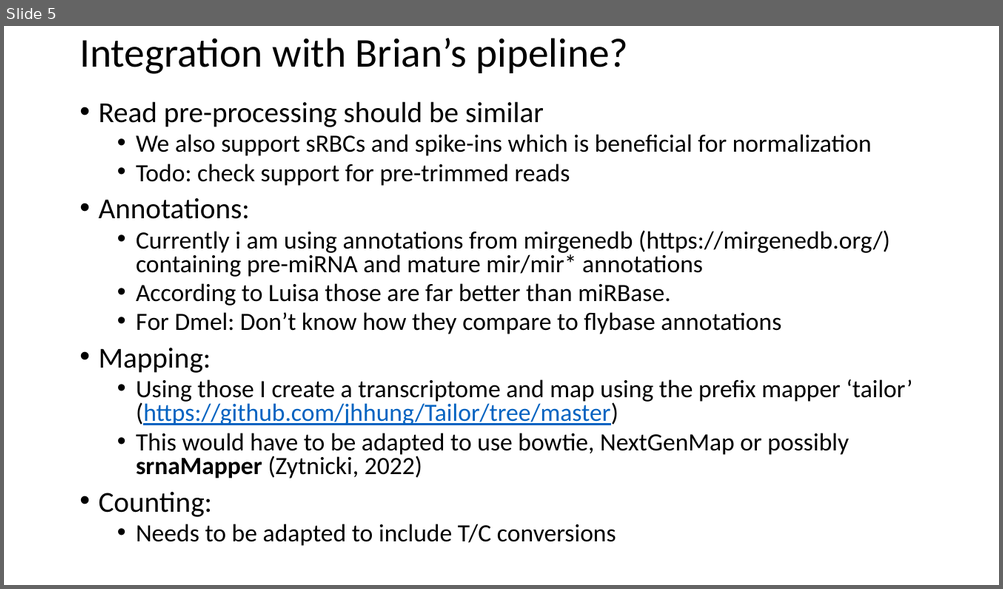
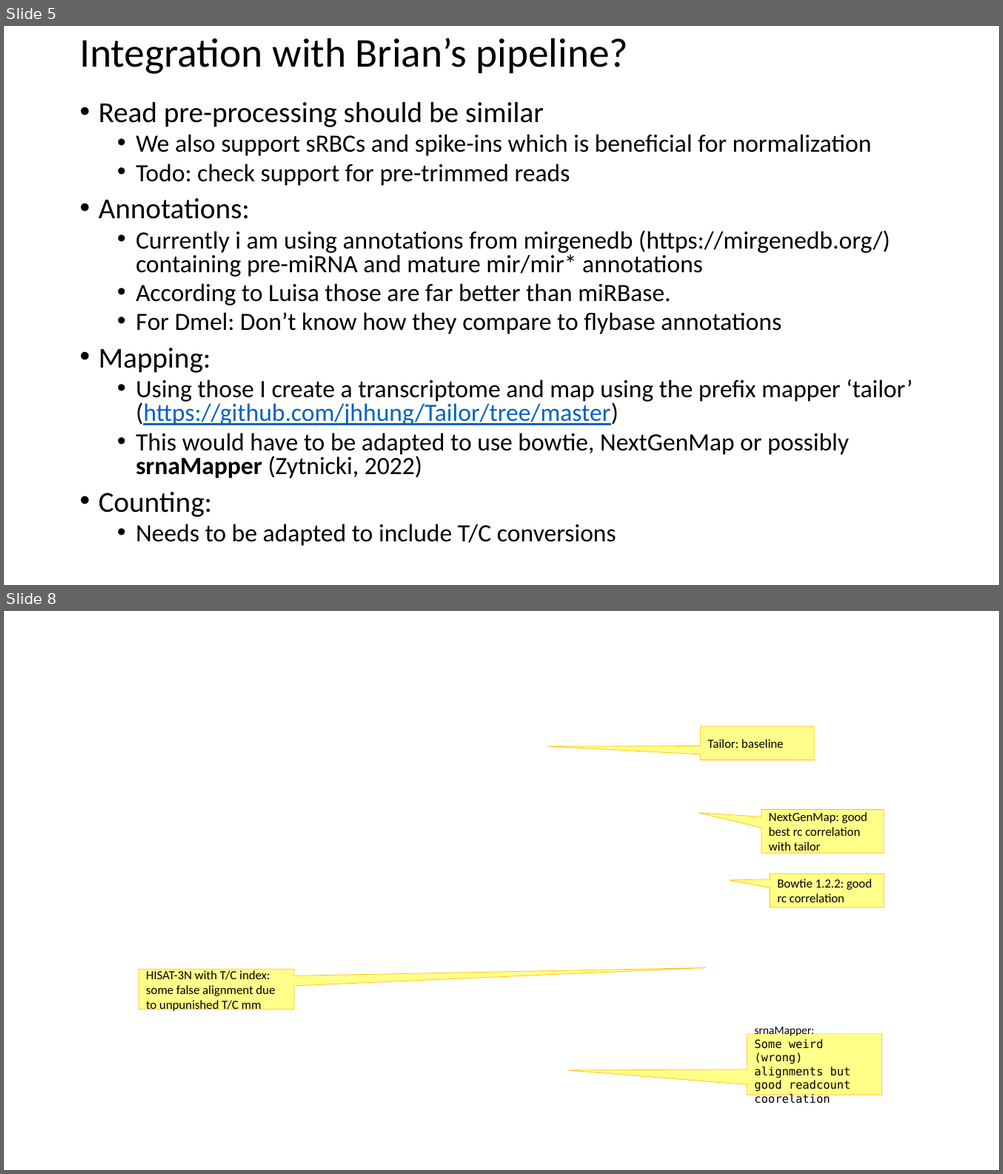
Before and after one commit to popitsch/pysrna, a slide deck: docs/srna_latest.pptx. Shown one above the other, each under a label of ours: slide 5 before the commit, slides 5 and 8 after it; the slides between them are not shown. The pictures are 1003x589 and 1003x1174 pixels, drawn with LibreOffice and Linux fonts; fonts in the diff are those of the drawing; background and template pictures are left out. Boxes give left, top, right and bottom in pixels: in the first picture for what was removed or moved away, otherwise in the second. Text is boxed around its words. In the diff, an @@ line names an element or a change of style, - is before the commit and + after.

```diff
--- a/docs/srna_latest.pptx
+++ b/docs/srna_latest.pptx
@@ slide 8 added at [4,611,999,1170], background picture (left out) @@
@@ speech box added at [700,726,814,760], fill #FFFF00 at 46% opacity, outline #FFC000 0.5 pt, 12 pt, text #000000 @@
+Tailor: baseline
@@ speech box added at [761,809,884,853], fill #FFFF00 at 46% opacity, outline #FFC000 0.5 pt, 12 pt, text #000000 @@
+NextGenMap: good best rc correlation with tailor
@@ speech box added at [769,874,884,908], fill #FFFF00 at 46% opacity, outline #FFC000 0.5 pt, 12 pt, text #000000 @@
+Bowtie 1.2.2: good rc correlation
@@ speech box added at [139,969,294,1009], fill #FFFF00 at 46% opacity, outline #FFC000 0.5 pt, 12 pt, text #000000 @@
+HISAT-3N with T/C index: some false alignment due to unpunished T/C mm
@@ speech box added at [747,1034,882,1095], fill #FFFF00 at 46% opacity, outline #FFC000 0.5 pt, 11 pt, text #000000 @@
+srnaMapper:
+Some weird (wrong) alignments but good readcount coorelation
```
Also in this commit, not shown: 2 other slides added, 1 other file.
